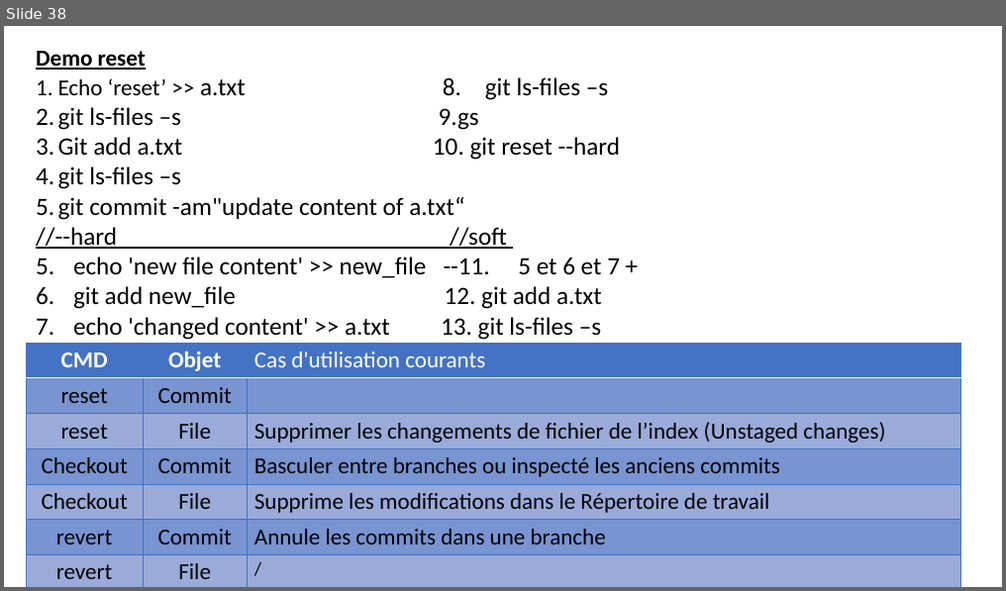
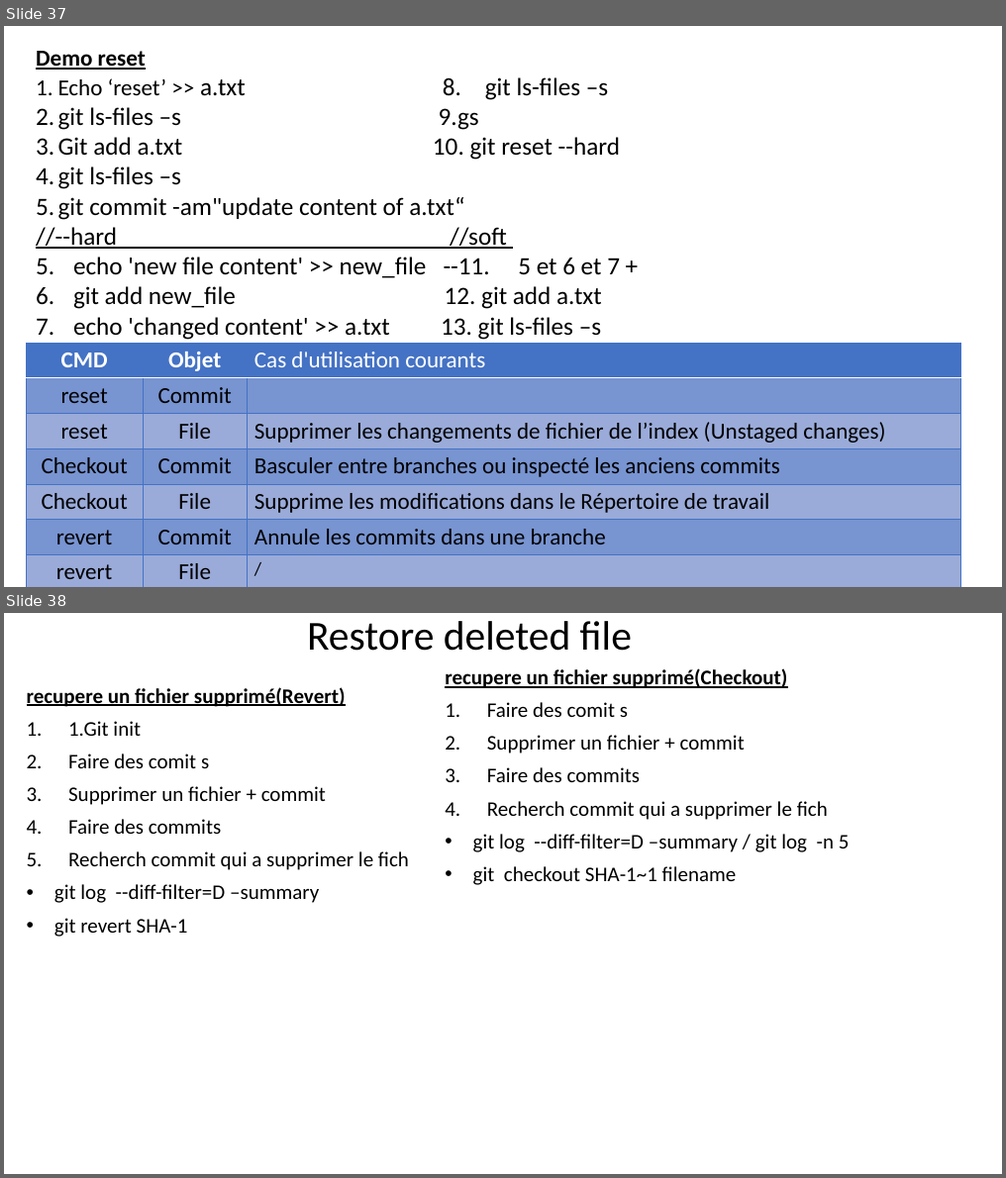
Before and after one commit to belakebiboussad/form, a slide deck: Formation Git.pptx. Shown one above the other, each under a label of ours: slide 38 before the commit, slides 37 and 38 after it. The pictures are 1006x591 and 1006x1178 pixels, drawn with LibreOffice and Linux fonts; fonts in the diff are those of the drawing. Boxes give left, top, right and bottom in pixels: in the first picture for what was removed or moved away, otherwise in the second. Text is boxed around its words. In the diff, an @@ line names an element or a change of style, - is before the commit and + after.

Commit message:
checkout

```diff
--- a/Formation Git.pptx
+++ b/Formation Git.pptx
@@ slide 38 added at (4,613,1002,1174), background #FFFFFF @@
@@ title added at (307,621,632,651), 39.6 pt, text #000000 @@
+Restore deleted file
@@ text added at (445,668,849,885), 20 pt, text #000000 @@
+recupere un fichier supprimé(Checkout)
+1. Faire des comit s
+2. Supprimer un fichier + commit
+3. Faire des commits
+4. Recherch commit qui a supprimer le fich
+• git log --diff-filter=D –summary / git log -n 5
+• git checkout SHA-1~1 filename
@@ text added at (27,687,409,937), 20 pt, text #000000 @@
+recupere un fichier supprimé(Revert)
+1. 1.Git init
+2. Faire des comit s
+3. Supprimer un fichier + commit
+4. Faire des commits
+5. Recherch commit qui a supprimer le fich
+• git log --diff-filter=D –summary
+• git revert SHA-1
@@ what was slide 38 is now slide 37 @@
```
Also in this commit, not shown: 4 slides changed, 1 other slide added, 2 other files.
